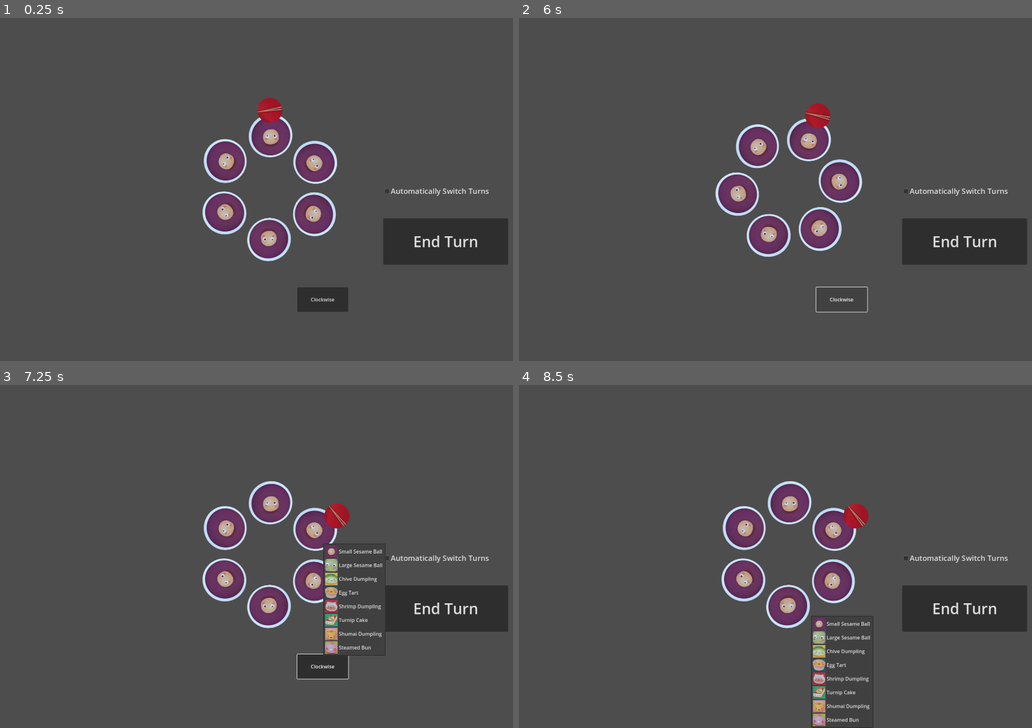
Above: before the commit, frames 1-4 (two rows, left to right).
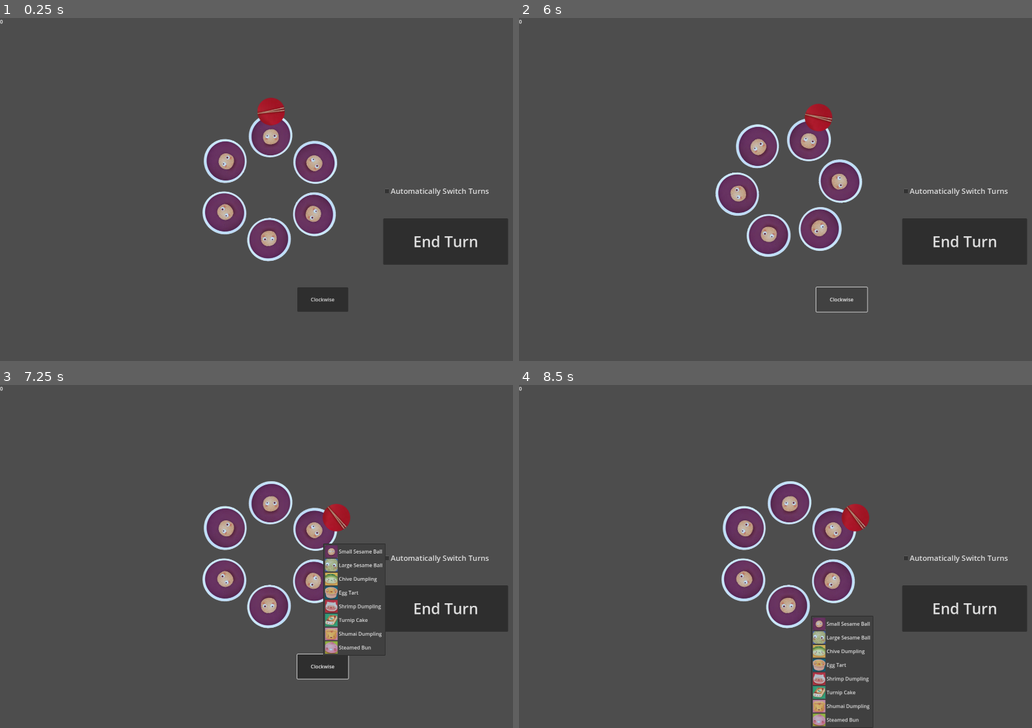
Above: after the commit, the same moments.

Repository: BrandonChang1/CPSC481AIsushidimsum
Game: Godot game, scene res://main.tscn
Same seed, same stepped clock (60 frames per second), same inputs: the game is played once before the commit and once after it.
Inputs (mouse positions are in pixels of both pictures, inside the frame that each line leads up to):
- Up to frame 1 (0.25 s): no input
- Up to frame 2 (6 s): click (790, 134) at 0.5 s; click (831, 162) at 1.25 s; click (831, 213) at 2 s; click (785, 240) at 2.75 s; click (744, 213) at 3.5 s; click (744, 162) at 4.25 s; click "End Turn" at 5 s; click "Clockwise" at 5.75 s
- Up to frame 3 (7.25 s): click (312, 529) at 6.5 s
- Up to frame 4 (8.5 s): click (831, 580) at 7.25 s; click (785, 607) at 8 s

The runs differ from the first frame. In frame 1, 0.1% of the frame differs, in the area x 0-56%, y 0-32%; in frame 2, 0.1%; in frame 3, 0.1%, in the area x 0-69%, y 0-43%; in frame 4, 0.1%.

Commit message:
failed attempts

Diff:
--- /dev/null
+++ b/bowl.gd
@@ -0,0 +1,52 @@
+extends MenuButton
+
+const bowl_index:int = 0
+var current_item = 0
+
+# should these be exports in the main scene instead?
+var smallsesame_image = preload("res://images/smallsesame.png")
+var largesesame_image = preload("res://images/largesesame.png")
+var chive_image = preload("res://images/chive.png")
+var egg_image = preload("res://images/egg.png")
+var shrimp_image = preload("res://images/shrimp.png")
+var turnip_image = preload("res://images/turnip.png")
+var shumai_image = preload("res://images/shumai.png")
+var steamed_image = preload("res://images/steamed.png")
+
+
+signal food_taken(bowl:int,taken:int,revealed:int)
+
+# Called when the node enters the scene tree for the first time.
+func _ready() -> void:
+	self.get_popup().id_pressed.connect(_on_item_menu_pressed)
+
+
+# Called every frame. 'delta' is the elapsed time since the previous frame.
+func _process(delta: float) -> void:
+	pass
+
+func _on_item_menu_pressed(id: int):
+	print("Bowl ", bowl_index, " was ", current_item , " now ", id)
+	food_taken.emit(bowl_index,current_item,id)
+	current_item = id
+	match id:
+		0:
+			set_button_icon(smallsesame_image)
+		1:
+			set_button_icon(largesesame_image)
+		2:
+			set_button_icon(chive_image)
+		3:
+			set_button_icon(egg_image)
+		4:
+			set_button_icon(shrimp_image)
+		5:
+			set_button_icon(turnip_image)
+		6:
+			set_button_icon(shumai_image)
+		7:
+			set_button_icon(steamed_image)
+
+func rotate(degrees: int) -> void:
+	self.set_rotation_degrees(self.get_rotation_degrees() + degrees)
+	print(self.name, " rotated")
--- /dev/null
+++ b/chopstick.gd
@@ -0,0 +1,15 @@
+extends TextureRect
+
+
+# Called when the node enters the scene tree for the first time.
+func _ready() -> void:
+	pass # Replace with function body.
+
+
+# Called every frame. 'delta' is the elapsed time since the previous frame.
+func _process(delta: float) -> void:
+	pass
+
+func rotate(degrees: int) -> void:
+	self.set_rotation_degrees(self.get_rotation_degrees() + degrees)
+	print(self.name, " rotated")
--- a/main.tscn
+++ b/main.tscn
@@ -10,6 +10,8 @@
 [ext_resource type="Texture2D" uid="uid://evusbtpc7po4" path="res://images/shumai_sq.png" id="7_q68mw"]
 [ext_resource type="Texture2D" uid="uid://bvevxkj6ufquj" path="res://images/steamed_sq.png" id="8_k300g"]
 [ext_resource type="Texture2D" uid="uid://b6gdt01u6d75l" path="res://images/chopsticks.png" id="10_3l2kh"]
+[ext_resource type="Script" path="res://bowl.gd" id="10_m761y"]
+[ext_resource type="Script" path="res://chopstick.gd" id="12_1jv5p"]
 
 [sub_resource type="GDScript" id="GDScript_pa3jy"]
 script/source = "#the menubuttons should show choices left to right, or in a grid, but whatever
@@ -21,6 +23,7 @@
 var rotations_start = [0, 2*PI/6, 2*PI/6 * 2, 2*PI/6 * 3, 2*PI/6 * 4, 2*PI/6 * 5] # need to use radians. if degrees, floating point bullshit occurs
 var rotation_degrees_remaining:int = 0
 var distances = [[3, 2, 1, 0, 1, 2], [0, 1, 2, 3, 2, 1]] # should add more logic to this. 0th element is distance from each bowl to player1, etc
+var chopsticks = [0, 0, 0, 0, 0, 0]
 
 var all_ready = false
 
@@ -107,86 +110,14 @@
 		print(\"cw button pressed\")
 		rotate_board(1)
 
-func rotate_board(arg1:int) -> void:
-		rotation_degrees_remaining += 60
+func rotate_board(distance:int) -> void:
+		rotation_degrees_remaining += 60 * distance
+		chopsticks[distances[curr_turn].find(0)] += 1
+
 
 func _on_check_box_toggled(toggled_on: bool) -> void:
 	autoturn = toggled_on
 	print(autoturn)
-"
-
-[sub_resource type="GDScript" id="GDScript_1dx7h"]
-script/source = "extends MenuButton
-
-const bowl_index:int = 0
-var current_item = 0
-
-# should these be exports in the main scene instead?
-var smallsesame_image = preload(\"res://images/smallsesame.png\")
-var largesesame_image = preload(\"res://images/largesesame.png\")
-var chive_image = preload(\"res://images/chive.png\")
-var egg_image = preload(\"res://images/egg.png\")
-var shrimp_image = preload(\"res://images/shrimp.png\")
-var turnip_image = preload(\"res://images/turnip.png\")
-var shumai_image = preload(\"res://images/shumai.png\")
-var steamed_image = preload(\"res://images/steamed.png\")
-
-
-signal food_taken(bowl:int,taken:int,revealed:int)
-
-# Called when the node enters the scene tree for the first time.
-func _ready() -> void:
-	self.get_popup().id_pressed.connect(_on_item_menu_pressed)
-
-
-# Called every frame. 'delta' is the elapsed time since the previous frame.
-func _process(delta: float) -> void:
-	pass
-
-func _on_item_menu_pressed(id: int):
-	print(\"Bowl \", bowl_index, \" was \", current_item , \" now \", id)
-	food_taken.emit(bowl_index,current_item,id)
-	current_item = id
-	match id:
-		0:
-			set_button_icon(smallsesame_image)
-		1:
-			set_button_icon(largesesame_image)
-		2:
-			set_button_icon(chive_image)
-		3:
-			set_button_icon(egg_image)
-		4:
-			set_button_icon(shrimp_image)
-		5:
-			set_button_icon(turnip_image)
-		6:
-			set_button_icon(shumai_image)
-		7:
-			set_button_icon(steamed_image)
-
-func rotate(degrees: int) -> void:
-	self.set_rotation_degrees(self.get_rotation_degrees() + degrees)
-	print(self.name, \" rotated\")
-"
-
-[sub_resource type="GDScript" id="GDScript_cfk01"]
-resource_name = "chopstick"
-script/source = "extends TextureRect
-
-
-# Called when the node enters the scene tree for the first time.
-func _ready() -> void:
-	pass # Replace with function body.
-
-
-# Called every frame. 'delta' is the elapsed time since the previous frame.
-func _process(delta: float) -> void:
-	pass
-
-func rotate(degrees: int) -> void:
-	self.set_rotation_degrees(self.get_rotation_degrees() + degrees)
-	print(self.name, \" rotated\")
 "
 
 [node name="Control" type="Control"]
@@ -236,7 +167,7 @@
 popup/item_7/text = "Steamed Bun"
 popup/item_7/icon = ExtResource("8_k300g")
 popup/item_7/id = 7
-script = SubResource("GDScript_1dx7h")
+script = ExtResource("10_m761y")
 metadata/bowl_index = 0
 metadata/current_item = 0
 
@@ -277,7 +208,7 @@
 popup/item_7/text = "Steamed Bun"
 popup/item_7/icon = ExtResource("8_k300g")
 popup/item_7/id = 7
-script = SubResource("GDScript_1dx7h")
+script = ExtResource("10_m761y")
 metadata/bowl_index = 0
 metadata/current_item = 0
 
@@ -318,7 +249,7 @@
 popup/item_7/text = "Steamed Bun"
 popup/item_7/icon = ExtResource("8_k300g")
 popup/item_7/id = 7
-script = SubResource("GDScript_1dx7h")
+script = ExtResource("10_m761y")
 metadata/bowl_index = 0
 metadata/current_item = 0
 
@@ -359,7 +290,7 @@
 popup/item_7/text = "Steamed Bun"
 popup/item_7/icon = ExtResource("8_k300g")
 popup/item_7/id = 7
-script = SubResource("GDScript_1dx7h")
+script = ExtResource("10_m761y")
 metadata/bowl_index = 0
 metadata/current_item = 0
 
@@ -400,7 +331,7 @@
 popup/item_7/text = "Steamed Bun"
 popup/item_7/icon = ExtResource("8_k300g")
 popup/item_7/id = 7
-script = SubResource("GDScript_1dx7h")
+script = ExtResource("10_m761y")
 metadata/bowl_index = 0
 metadata/current_item = 0
 
@@ -441,7 +372,7 @@
 popup/item_7/text = "Steamed Bun"
 popup/item_7/icon = ExtResource("8_k300g")
 popup/item_7/id = 7
-script = SubResource("GDScript_1dx7h")
+script = ExtResource("10_m761y")
 metadata/bowl_index = 0
 metadata/current_item = 0
 
@@ -496,11 +427,17 @@
 layout_mode = 0
 offset_left = 824.0
 offset_top = 256.0
-offset_right = 904.0
-offset_bottom = 336.0
+offset_right = 912.0
+offset_bottom = 344.0
 pivot_offset = Vector2(40, 288)
 texture = ExtResource("10_3l2kh")
-script = SubResource("GDScript_cfk01")
+script = ExtResource("12_1jv5p")
+
+[node name="RichTextLabel" type="RichTextLabel" parent="."]
+layout_mode = 0
+offset_right = 40.0
+offset_bottom = 40.0
+text = "0"
 
 [connection signal="food_taken" from="Bowl0" to="." method="_on_menu_button_food_taken"]
 [connection signal="food_taken" from="Bowl1" to="." method="_on_menu_button_food_taken"]
